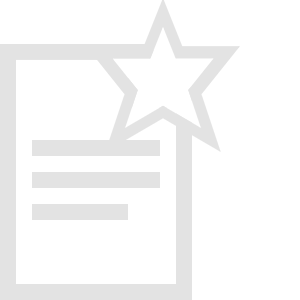
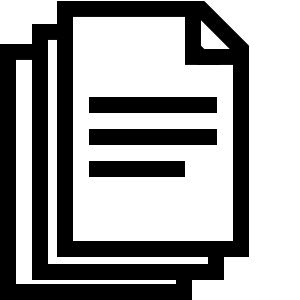
Comparing the layer stacks of the two 300x300 images. Changes:
hid group "Group 1 copy 5" (2 layers) over [0, 0, 240, 300]
added layer "Group 1 copy 8" above "Group 1 copy 7" over [0, 1, 249, 300]
